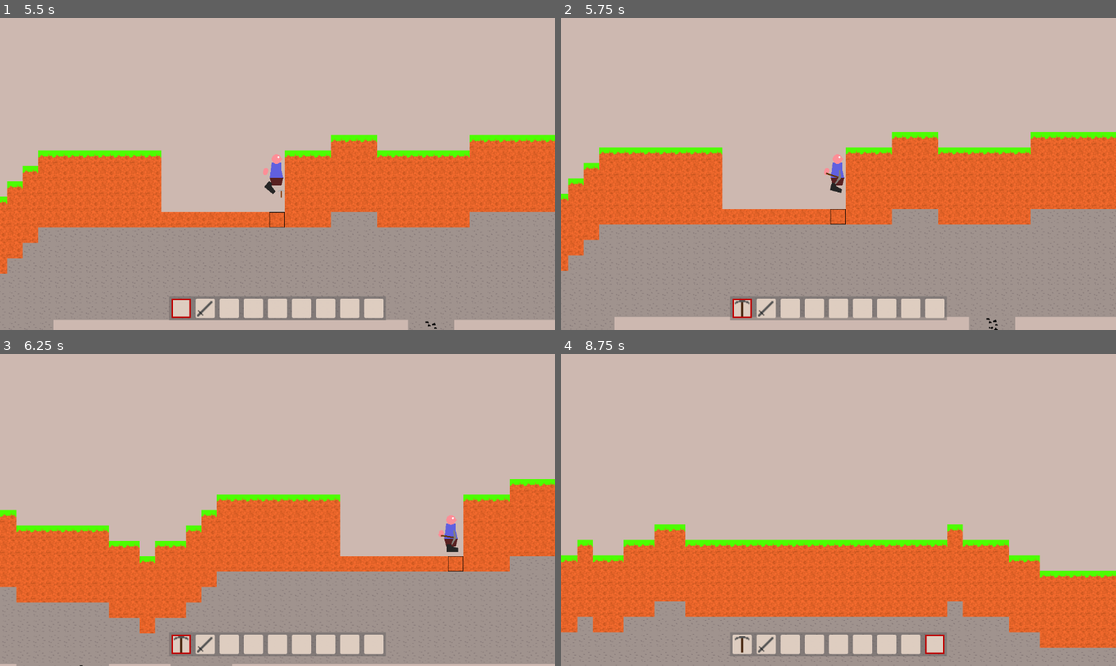
Above: before the commit, frames 1-4 (two rows, left to right).
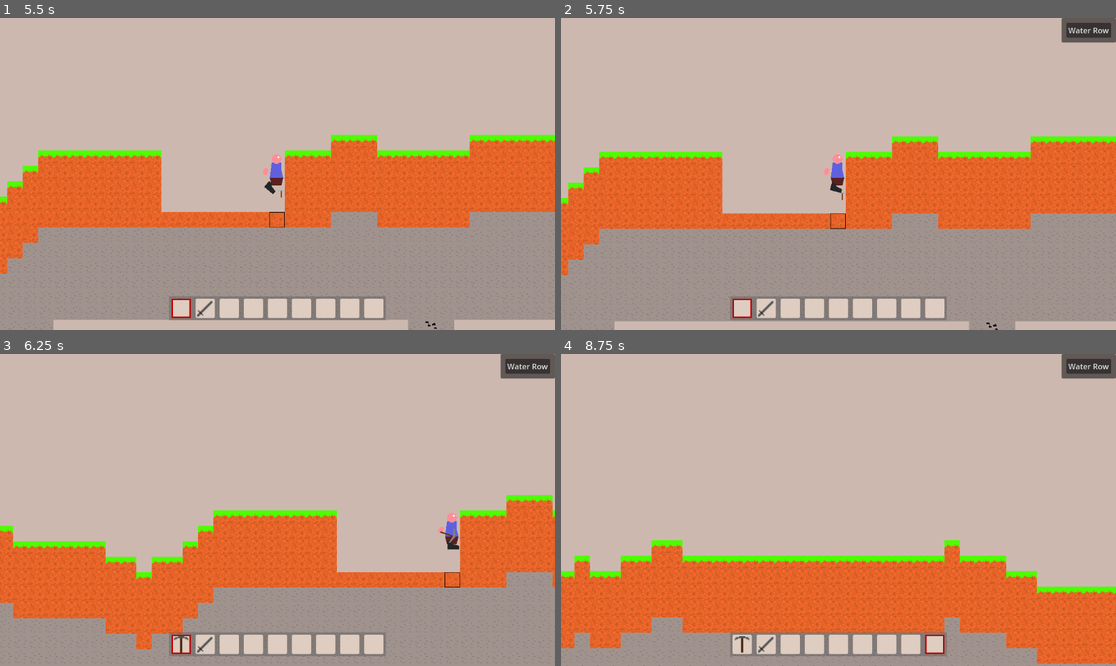
Above: after the commit, the same moments.

Repository: Griiimon/2D-Mining-Sandbox
Game: Godot game, scene res://game/startup.tscn
Two runs of this game, one before a commit and one after it. Both use one fixed random seed, a clock stepped at 60 frames per second and the inputs below. The engine's default icon, where the game draws it, is replaced by a stand-in: a white triangle on a blue panel in a dark square.
Inputs (mouse positions are in pixels of both pictures, inside the frame that each line leads up to):
- Up to frame 1 (5.5 s): click (210, 217) at 0.52 s; type "12" at 0.6 s; click "Play" at 1.25 s; tap Enter at 2 s; move the mouse to (183, 308) at 2.02 s; hold D (right) 2.03-3.53 s; click (183, 308) at 2.1 s; tap Up (jump) at 2.27, 3.02, 4.52, 5.27 s; move the mouse to (205, 308) at 2.77 s; tap F (change_block_state) at 2.85 s; click (205, 308) at 2.92 s; move the mouse to (227, 308) at 3.52 s; hold A (left) 3.53-4.28 s; tap X (drop_item) at 3.6 s; click (227, 308) at 3.67 s; move the mouse to (255, 308) at 4.27 s; hold D (right) from 4.28 s (still down); tap E (next_hotbar_item) at 4.35 s; click (255, 308) at 4.42 s; move the mouse to (277, 308) at 5.02 s; tap Q (previous_hotbar_item) at 5.1 s; click (277, 308) at 5.17 s
- Up to frame 2 (5.75 s): keep holding D (right); tap F9 (toggle_admin, bound only after the commit) at 5.65 s
- Up to frame 3 (6.25 s): move the mouse to (299, 644) at 5.77 s; release D (right) at 5.78 s; hold A (left) from 5.78 s (still down); tap K (toggle_free_cam) at 5.85 s; click (299, 644) at 5.92 s; tap Up (jump) at 6.02 s
- Up to frame 4 (8.75 s): move the mouse to (888, 644) at 6.52 s; release A (left) at 6.53 s; hold D (right) 6.53-7.28 s; tap 1 at 6.6 s; click (888, 644) at 6.67 s; move the mouse to (910, 644) at 7.27 s; hold A (left) from 7.28 s (still down); tap 9 at 7.35 s; click (910, 644) at 7.42 s; tap Up (jump) at 7.52, 8.27 s; move the mouse to (932, 644) at 8.02 s; click (932, 644) at 8.1 s

Frame 1 is identical in both runs. In frame 2, 8.2% of the frame differs, in the area x 0-100%, y 0-100%; in frame 3, 15%; in frame 4, 15%.

Commit message:
add AdminPanel autoload

Diff:
--- a/project.godot
+++ b/project.godot
@@ -26,6 +26,7 @@
 GameManager="*res://game/autoload singletons/game_manager.tscn"
 UserConfig="*res://game/autoload singletons/user_config.gd"
 PositionalSoundPlayer="*res://game/audio/positional_sound_player.tscn"
+AdminPanel="*res://game/ui/admin/admin_panel.tscn"
 
 [editor]
 
@@ -156,6 +157,16 @@
 "events": [Object(InputEventMouseButton,"resource_local_to_scene":false,"resource_name":"","device":-1,"window_id":0,"a …(253 unchanged characters)…
 ]
 }
+toggle_admin={
+"deadzone": 0.5,
+"events": [Object(InputEventKey,"resource_local_to_scene":false,"resource_name":"","device":-1,"window_id":0,"alt_pressed":false,"shift_pressed":false,"ctrl_pressed":false,"meta_pressed":false,"pressed":false,"keycode":0,"physical_keycode":4194340,"key_label":0,"unicode":0,"echo":false,"script":null)
+]
+}
+left_mouse_button={
+"deadzone": 0.5,
+"events": [Object(InputEventMouseButton,"resource_local_to_scene":false,"resource_name":"","device":-1,"window_id":0,"alt_pressed":false,"shift_pressed":false,"ctrl_pressed":false,"meta_pressed":false,"button_mask":0,"position":Vector2(0, 0),"global_position":Vector2(0, 0),"factor":1.0,"button_index":1,"canceled":false,"pressed":false,"double_click":false,"script":null)
+]
+}
 
 [layer_names]
 
